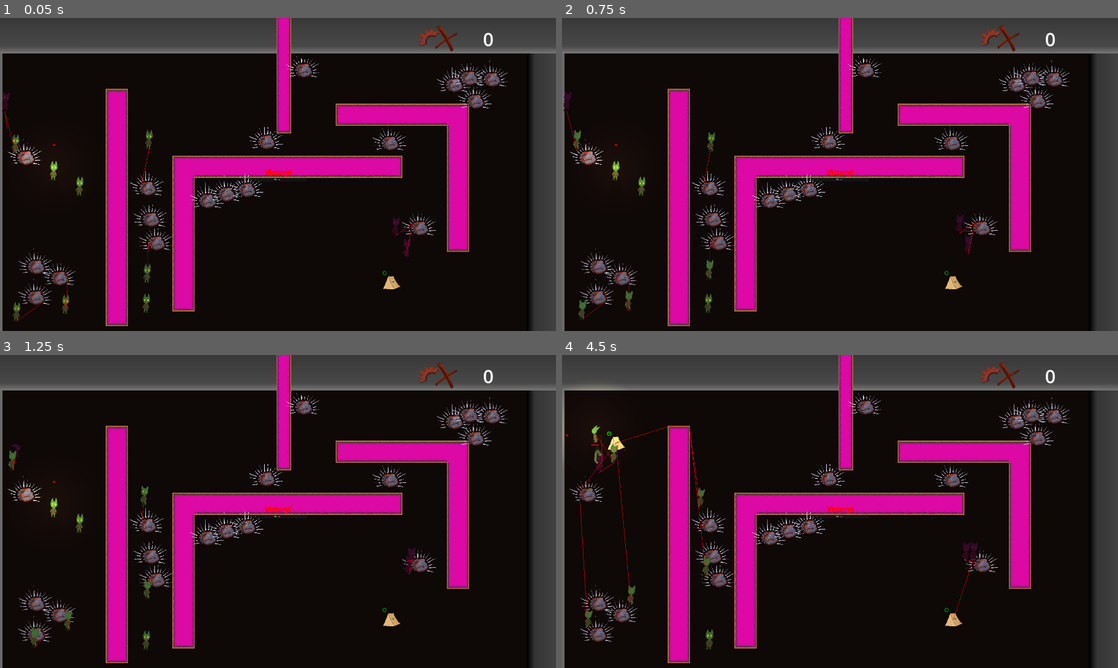
Above: before the commit, frames 1-4 (two rows, left to right).
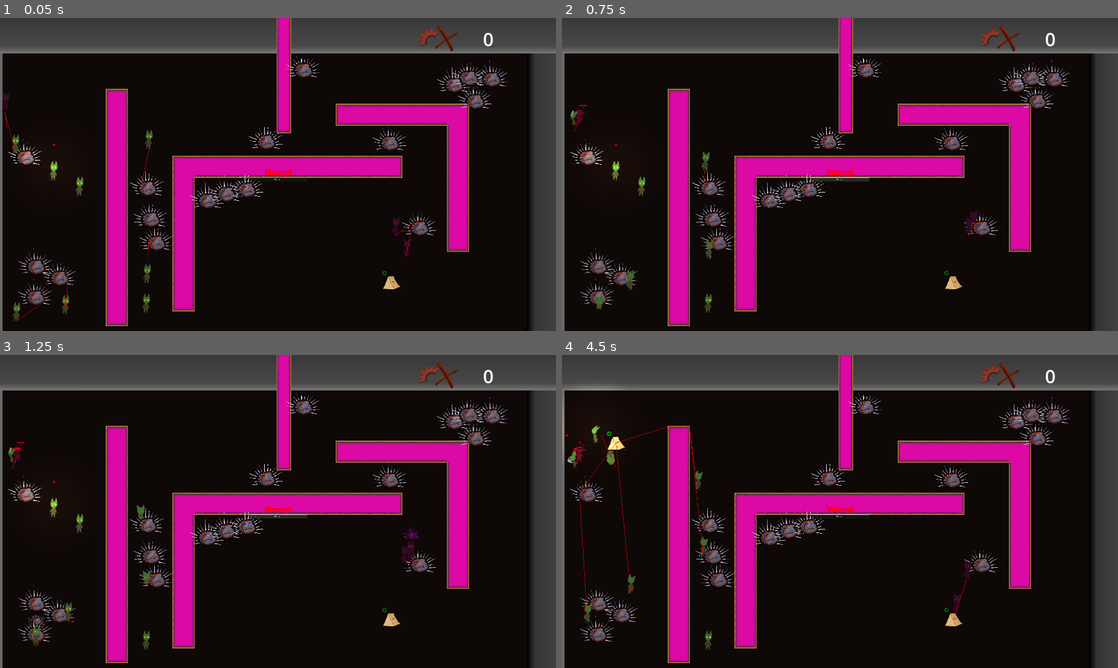
Above: after the commit, the same moments.

Repository: loteque/GoblinGame
Game: Godot game, scene res://tests/test_main_overview.tscn
Same seed, same stepped clock (60 frames per second), same inputs: the game is played once before the commit and once after it. This scene is started directly instead of the project's main scene.
Inputs (mouse positions are in pixels of both pictures, inside the frame that each line leads up to):
- Up to frame 1 (0.05 s): no input
- Up to frame 2 (0.75 s): click (840, 180) at 0.5 s, where only the run before the commit has a clickable "Restart"
- Up to frame 3 (1.25 s): no input
- Up to frame 4 (4.5 s): click (840, 517) at 1.25 s, where only the run before the commit has a clickable "Restart"; click (840, 517) at 2 s, where only the run before the commit has a clickable "Restart"; move the mouse to (812, 574) at 2.77 s; hold Shift (call) 2.78-3.53 s; hold W (up) 2.78-4.28 s; click (812, 574) at 2.92 s; move the mouse to (1006, 558) at 3.52 s; tap G (place) at 3.6 s; move the mouse to (673, 464) at 4.27 s; hold A (left) from 4.28 s (still down); tap Space (throw) at 4.35 s

Frame 1 is identical in both runs. In frame 2, 0.9% of the frame differs, in the area x 0-75%, y 23-97%; in frame 3, 0.7%; in frame 4, 1.1%, in the area x 1-75%, y 25-95%.

Commit message:
Game pauses on game over
Closes #203

Diff:
--- a/project/src/ui/game_over_ui_screen.gd
+++ b/project/src/ui/game_over_ui_screen.gd
@@ -9,10 +9,12 @@
 
 # Called when the node enters the scene tree for the first time.
 func _ready():
+    process_mode = Node.PROCESS_MODE_WHEN_PAUSED
     if game_manager:
         game_manager.game_over.connect(_on_game_over)
 
 func _on_game_over(result: GameManager.GameResult):
+    get_tree().paused = true
     show_game_over(result)
 
 func show_game_over(result: GameManager.GameResult):
